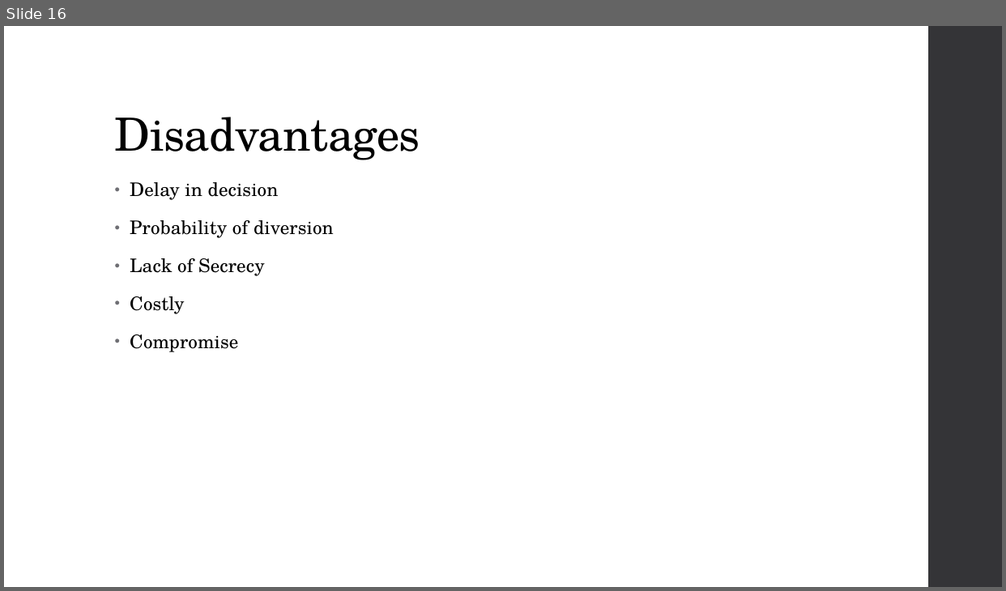
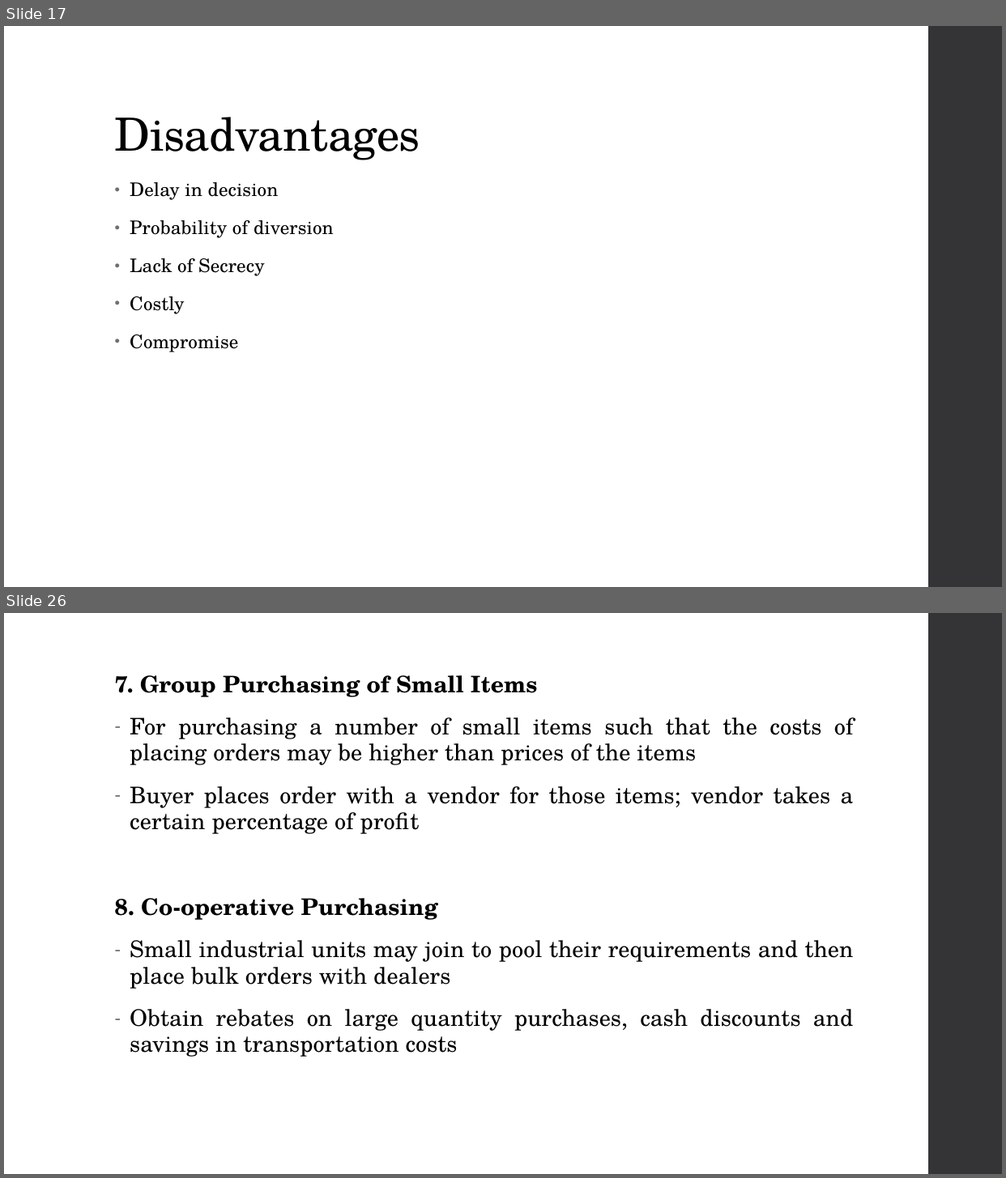
Before and after one commit to sujanW0W/MajorProject, a slide deck: Presentation3.pptx. Shown one above the other, each under a label of ours: slide 16 before the commit, slides 17 and 26 after it; the slides between them are not shown. The pictures are 1006x591 and 1006x1178 pixels, drawn with LibreOffice and Linux fonts; fonts in the diff are those of the drawing. Boxes give left, top, right and bottom in pixels: in the first picture for what was removed or moved away, otherwise in the second. Text is boxed around its words. In the diff, an @@ line names an element or a change of style, - is before the commit and + after.

Commit message:
Added Purchasing slides

```diff
--- a/Presentation3.pptx
+++ b/Presentation3.pptx
@@ slide 26 added at <box>4,613,1002,1174</box>, background #FFFFFF; not listed: 1 template element that a slide beside it also shows @@
@@ text added at <box>115,675,854,1057</box>, 22 pt, text #000000 @@
+7. Group Purchasing of Small Items
+– For purchasing a number of small items such that the costs of placing orders may be higher than prices of the items
+– Buyer places order with a vendor for those items; vendor takes a certain percentage of profit
+8. Co-operative Purchasing
+– Small industrial units may join to pool their requirements and then place bulk orders with dealers
+– Obtain rebates on large quantity purchases, cash discounts and savings in transportation costs
@@ what was slide 16 is now slide 17 @@
```
Also in this commit, not shown: 9 other slides added.
